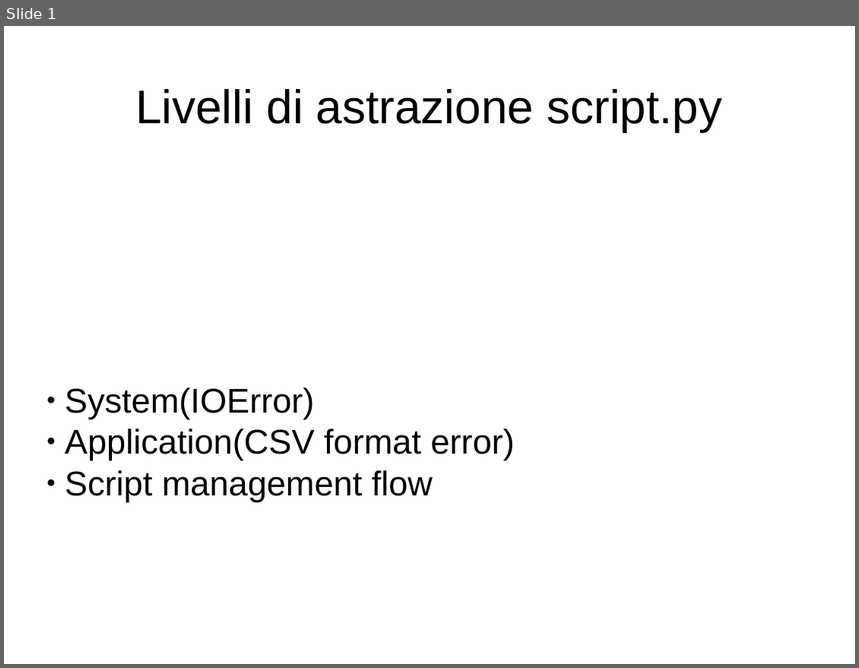
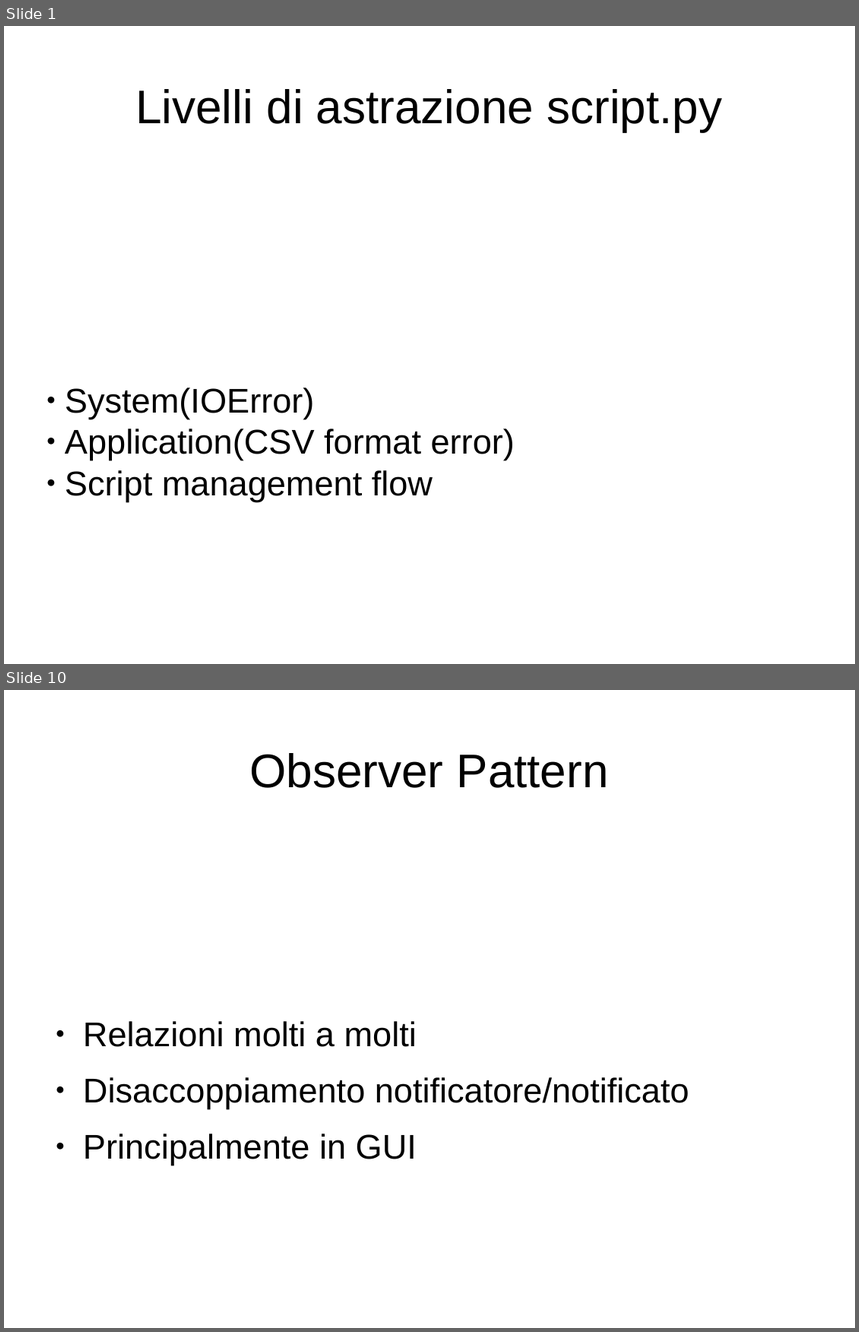
Before and after one commit to nicolacammillini/spacedys-batch, a slide deck: docs/slides-batch.odp. Shown one above the other, each under a label of ours: slide 1 before the commit, slides 1 and 10 after it; the slides between them are not shown. The pictures are 859x668 and 859x1332 pixels, drawn with LibreOffice and Linux fonts; fonts in the diff are those of the drawing. Boxes give left, top, right and bottom in pixels: in the first picture for what was removed or moved away, otherwise in the second. Text is boxed around its words. In the diff, an @@ line names an element or a change of style, - is before the commit and + after.

```diff
--- a/docs/slides-batch.odp
+++ b/docs/slides-batch.odp
@@ slide 10 added at [4, 690, 855, 1328], background #FFFFFF @@
@@ title added at [249, 753, 609, 788], 44 pt, text #000000 @@
+Observer Pattern
@@ text added at [83, 1021, 690, 1166], 32 pt, text #000000 @@
+● Relazioni molti a molti
+● Disaccoppiamento notificatore/notificato
+● Principalmente in GUI
```
Also in this commit, not shown: 2 slides changed, 8 other slides added.
